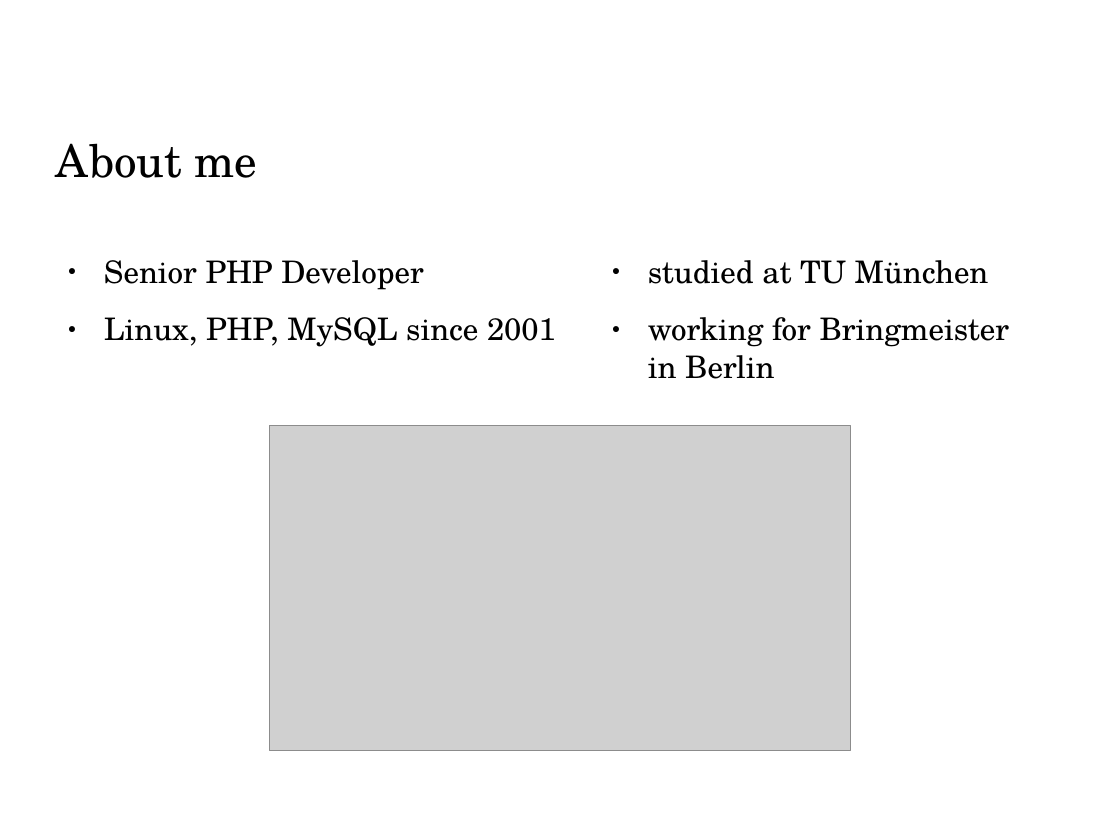
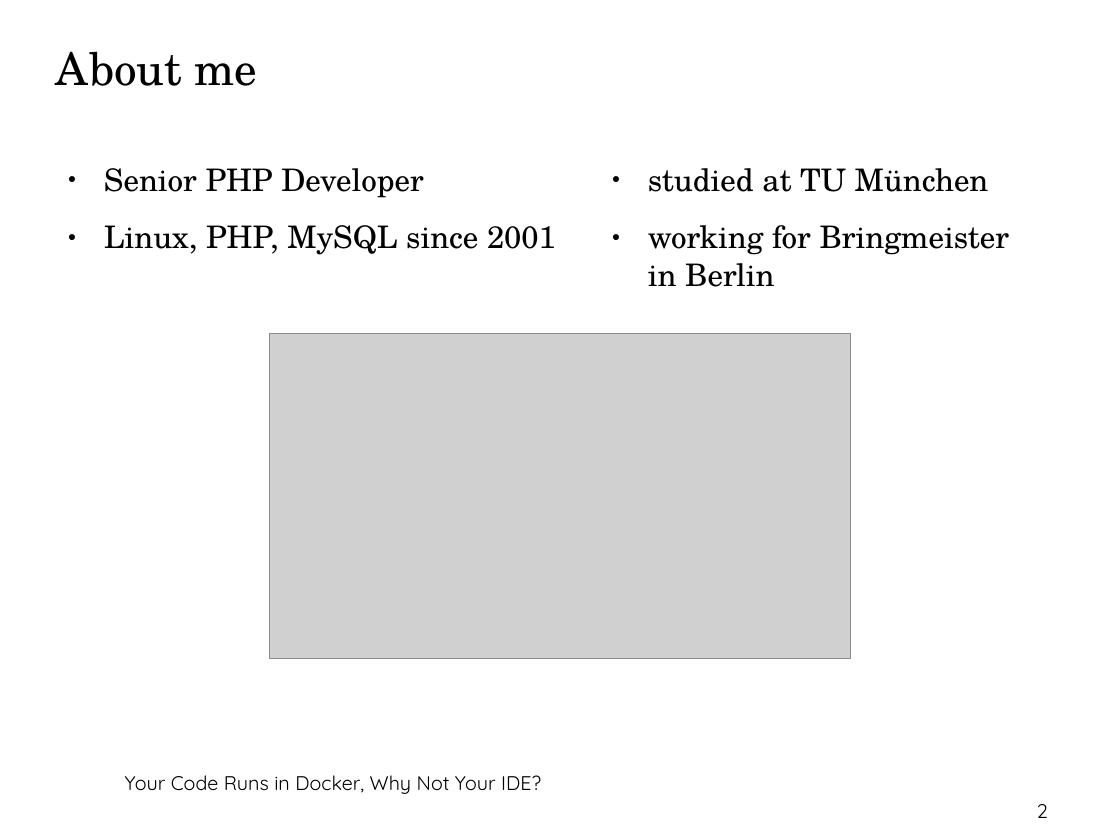
Before and after one commit to thbley/ide_in_docker, a slide deck: slide 2 of ide_in_docker_ipc.odp. Drawn at 1120x840 pixels with LibreOffice and Linux fonts; fonts in the diff are those of the drawing; grey boxes stand for pictures; background and template pictures are left out. Boxes give left, top, right and bottom in pixels: in the first picture for what was removed or moved away, otherwise in the second. Text is boxed around its words. In the diff, an @@ line names an element or a change of style, - is before the commit and + after.

Commit message:
updated slides with ipc layout

```diff
--- a/ide_in_docker_ipc.odp
+++ b/ide_in_docker_ipc.odp
@@ title "About me": place and size @@
-title "About me" at bbox=[56, 143, 257, 178]
+title "About me" at bbox=[56, 51, 257, 86]
@@ text "Senior PHP Developer": place and size @@
-text "Senior PHP Developer" at bbox=[104, 260, 556, 347]
+text "Senior PHP Developer" at bbox=[104, 168, 556, 255]
@@ text "studied at TU München": place and size @@
-text "studied at TU München" at bbox=[648, 260, 1010, 379]
+text "studied at TU München" at bbox=[648, 168, 1010, 287]
@@ picture: place and size @@
-picture at bbox=[269, 426, 851, 751]
+picture at bbox=[269, 333, 851, 659]
@@ text "Your Code Runs in Docker, ..." at bbox=[125, 775, 541, 794]: text colour #FFFFFF to #000000 @@
@@ text "Your Code Runs in Docker, ...": place and size @@
-text "Your Code Runs in Docker, ..." at bbox=[25, 9, 686, 32]
+text "Your Code Runs in Docker, ..." at bbox=[125, 775, 541, 794]
@@ page number: place and size @@
-page number at bbox=[884, 807, 1084, 829]
+page number at bbox=[1037, 804, 1048, 818]
@@ page number at bbox=[1037, 804, 1048, 818]: text colour #FFFFFF to #000000 @@
```
Also in this commit, not shown: 19 other slides changed, 1 other file.
